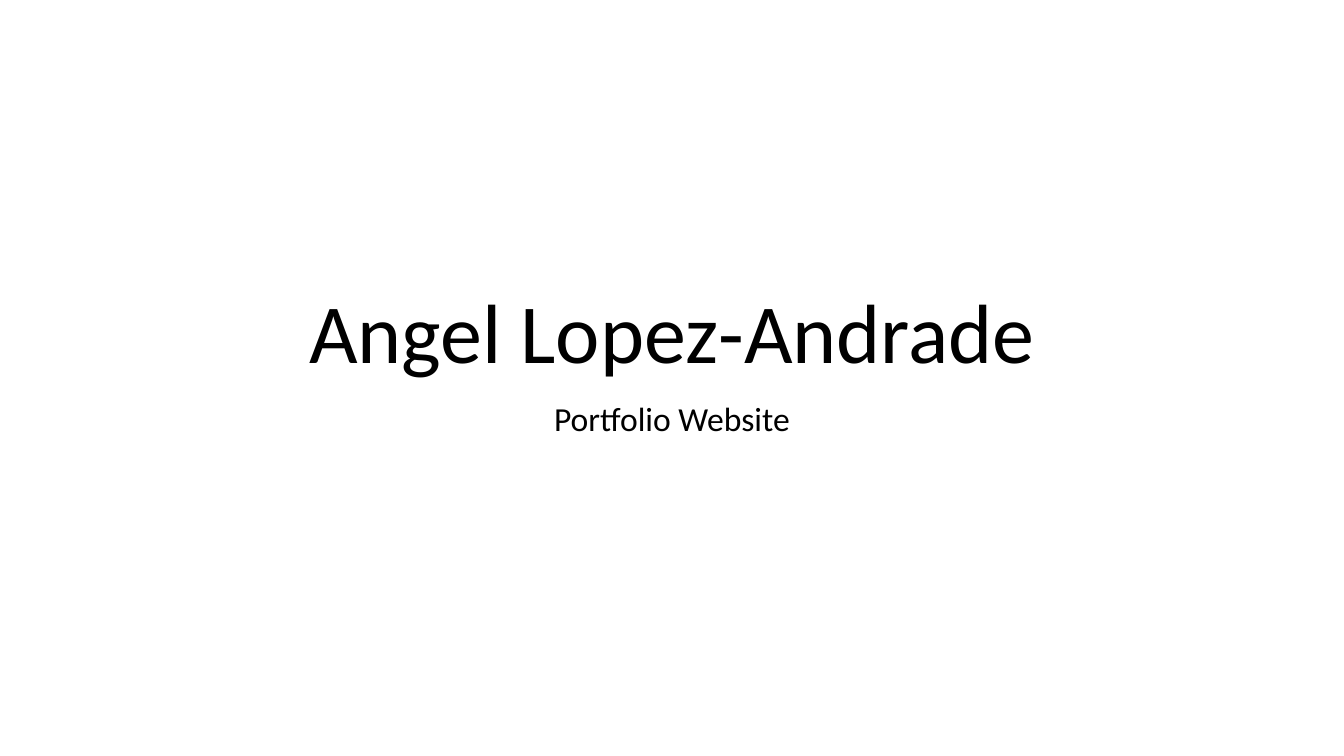
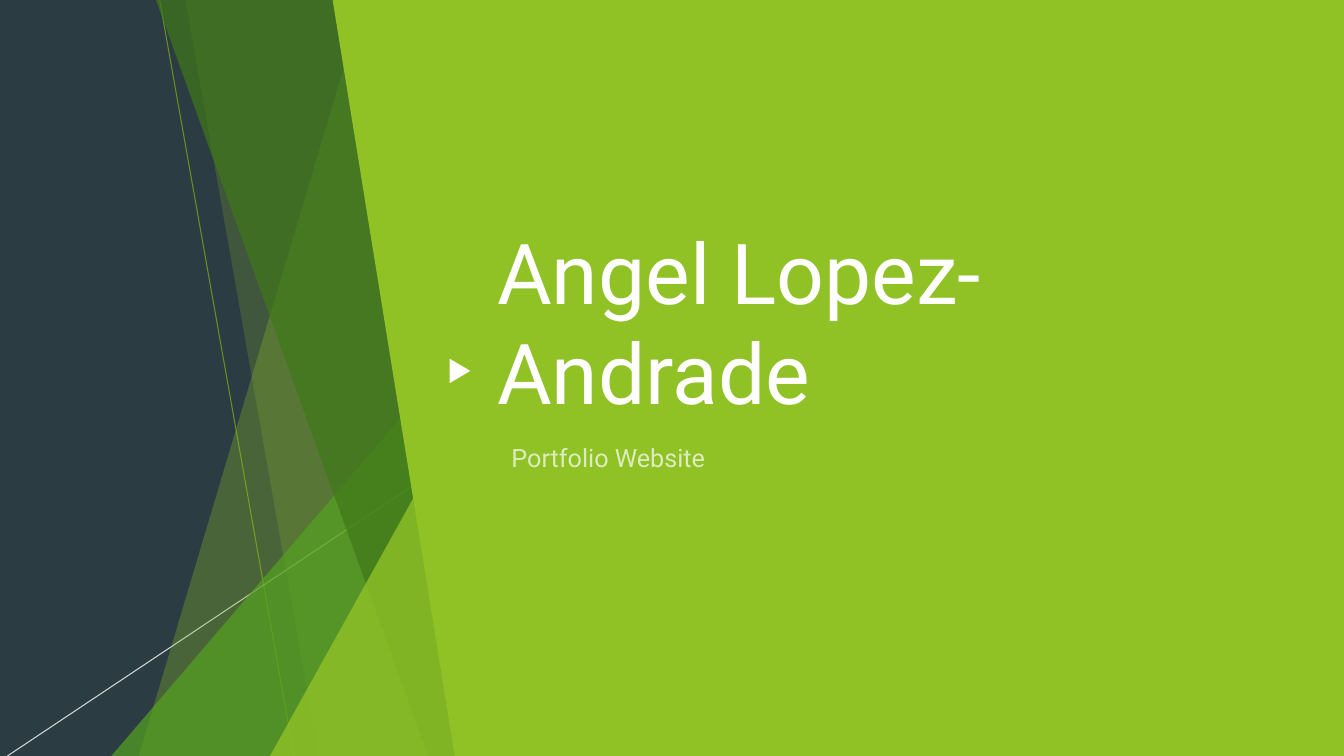
Before and after one commit to angel-lopez-andrade/portfolio-website, a slide deck: slide 1 of slide_deck.pptx. Drawn at 1344x756 pixels with LibreOffice and Linux fonts; fonts in the diff are those of the drawing. Boxes give left, top, right and bottom in pixels: in the first picture for what was removed or moved away, otherwise in the second. Text is boxed around its words. In the diff, an @@ line names an element or a change of style, - is before the commit and + after.

```diff
--- a/slide_deck.pptx
+++ b/slide_deck.pptx
@@ background #FFFFFF to #2C3C43 @@
@@ group added at <box>0,0,1344,756</box>: 5 freeform shapes, 3 triangles, 2 lines @@
@@ rectangle added at <box>0,0,1344,756</box>, fill #2C3C43 @@
@@ freeform shape added at <box>139,0,471,756</box>, fill #90C226 at 30% opacity @@
@@ freeform shape added at <box>155,0,470,756</box>, fill #3F7819 at 70% opacity @@
@@ line added from (159, 0) to (294, 756), #6C921D 0.75 pt @@
@@ freeform shape added at <box>186,0,471,756</box>, fill #90C226 at 20% opacity @@
@@ freeform shape added at <box>333,0,1344,756</box>, fill #90C226 @@
@@ title "Angel Lopez-Andrade": place and size @@
-title "Angel Lopez-Andrade" at <box>309,304,1035,378</box>
+title "Angel Lopez-Andrade" at <box>497,241,981,405</box>
@@ title "Angel Lopez-Andrade" at <box>497,241,981,405</box>: font Calibri to Roboto, text colour #000000 to #FFFFFF; alignment centre to left; line spacing 0.9 to 1 @@
@@ triangle added at <box>111,336,470,756</box>, fill #54A021 at 72% opacity @@
@@ triangle added at <box>450,359,470,383</box>, fill #FFFFFF @@
@@ line added from (532, 406) to (7, 756), #FFFFFF 0.75 pt @@
@@ triangle added at <box>270,396,471,756</box>, fill #90C226 at 80% opacity @@
@@ subtitle "Portfolio Website": place and size @@
-subtitle "Portfolio Website" at <box>554,407,789,432</box>
+subtitle "Portfolio Website" at <box>511,448,705,467</box>
@@ subtitle "Portfolio Website" at <box>511,448,705,467</box>: size 24 to 18 pt, font Calibri to Roboto, text colour #000000 to #FFFFFF at 70% opacity; alignment centre to left; line spacing 0.9 to 1 @@
```
Also in this commit, not shown: 6 other slides changed, 5 slides added, 6 other files.
